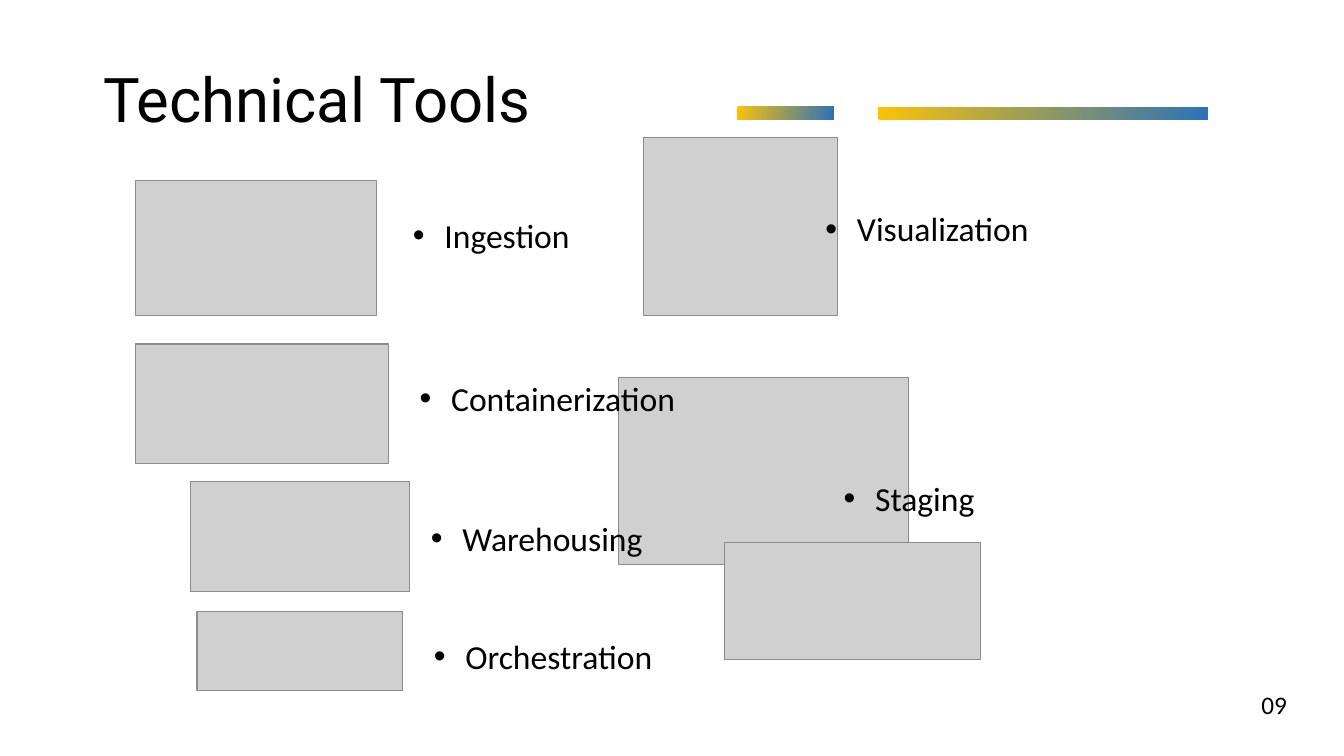
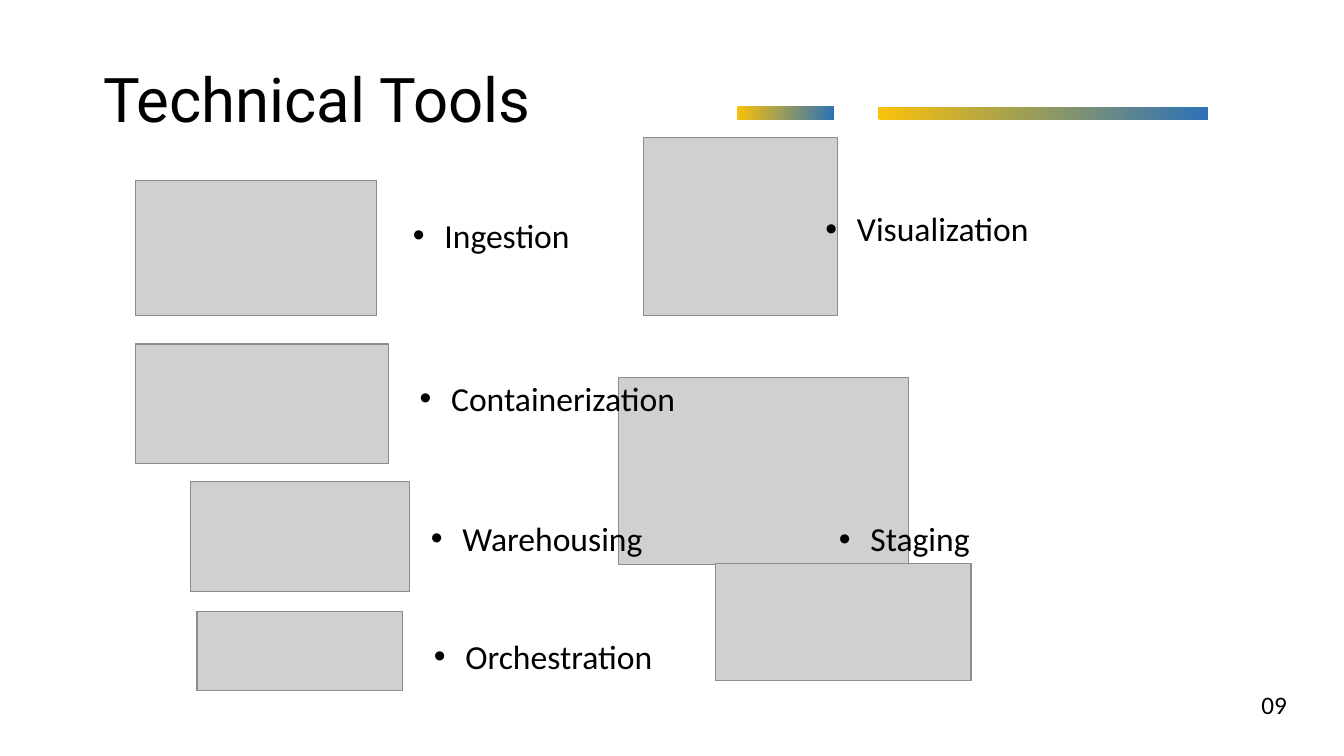
Before and after one commit to john-ml-dev/econdb_project, a slide deck: slide 9 of Docs/EconSage_Project.pptx. Drawn at 1344x756 pixels with LibreOffice and Linux fonts; fonts in the diff are those of the drawing; grey boxes stand for pictures. Boxes give left, top, right and bottom in pixels: in the first picture for what was removed or moved away, otherwise in the second. Text is boxed around its words. In the diff, an @@ line names an element or a change of style, - is before the commit and + after.

```diff
--- a/Docs/EconSage_Project.pptx
+++ b/Docs/EconSage_Project.pptx
@@ text "Staging" moved from (x1=875, y1=484, x2=974, y2=520) to (x1=870, y1=524, x2=969, y2=560) @@
@@ picture moved from (x1=725, y1=542, x2=981, y2=659) to (x1=716, y1=564, x2=972, y2=681) @@
```
Also in this commit, not shown: 9 other slides changed, 3 other files.
